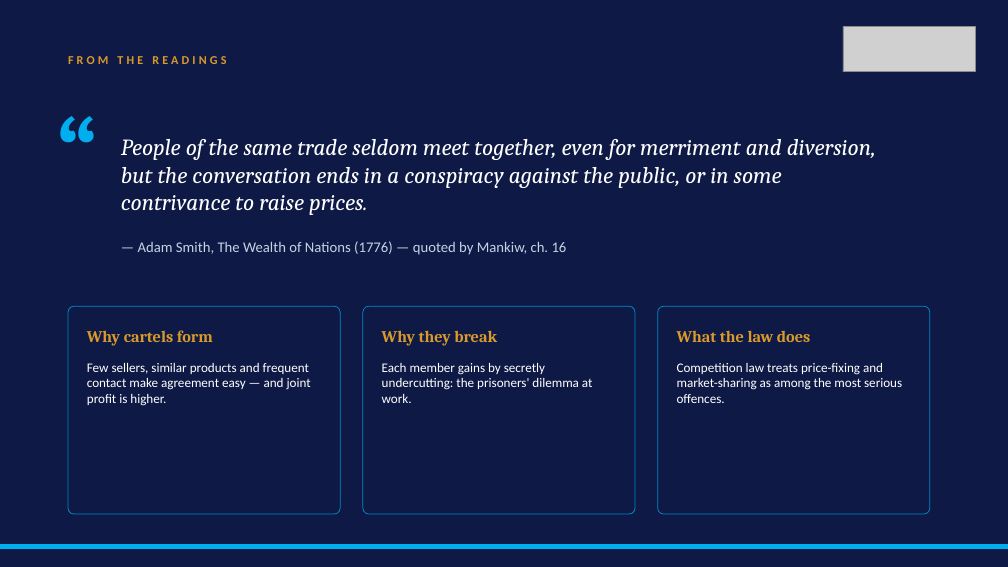
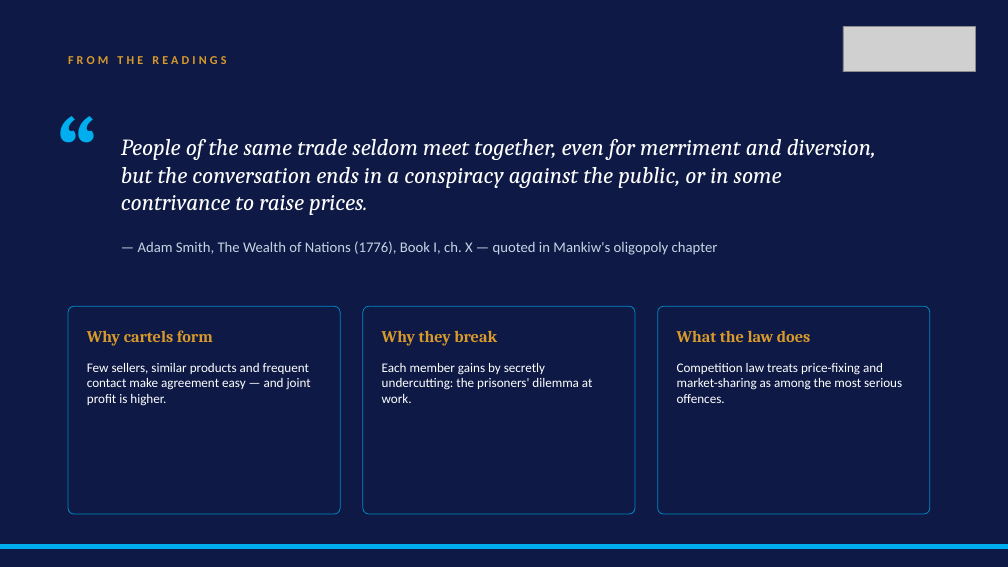
Before and after one commit to adibongo/eegb, a slide deck: slide 13 of sessions/s04/slides/EEGB_S04_Market_Structure_Platforms_Competition_Policy.pptx. Drawn at 1008x567 pixels with LibreOffice and Linux fonts; fonts in the diff are those of the drawing; grey boxes stand for pictures; background and template pictures are left out. Boxes give left, top, right and bottom in pixels: in the first picture for what was removed or moved away, otherwise in the second. Text is boxed around its words. In the diff, an @@ line names an element or a change of style, - is before the commit and + after.

```diff
--- a/sessions/s04/slides/EEGB_S04_Market_Structure_Platforms_Competition_Policy.pptx
+++ b/sessions/s04/slides/EEGB_S04_Market_Structure_Platforms_Competition_Policy.pptx
@@ text at [138, 241, 718, 255]: text changed @@
-— Adam Smith, The Wealth of Nations (1776) — quoted by Mankiw, ch. 16
+— Adam Smith, The Wealth of Nations (1776), Book I, ch. X — quoted in Mankiw's oligopoly chapter
```
Also in this commit, not shown: 17 other slides changed, 15 other files.
